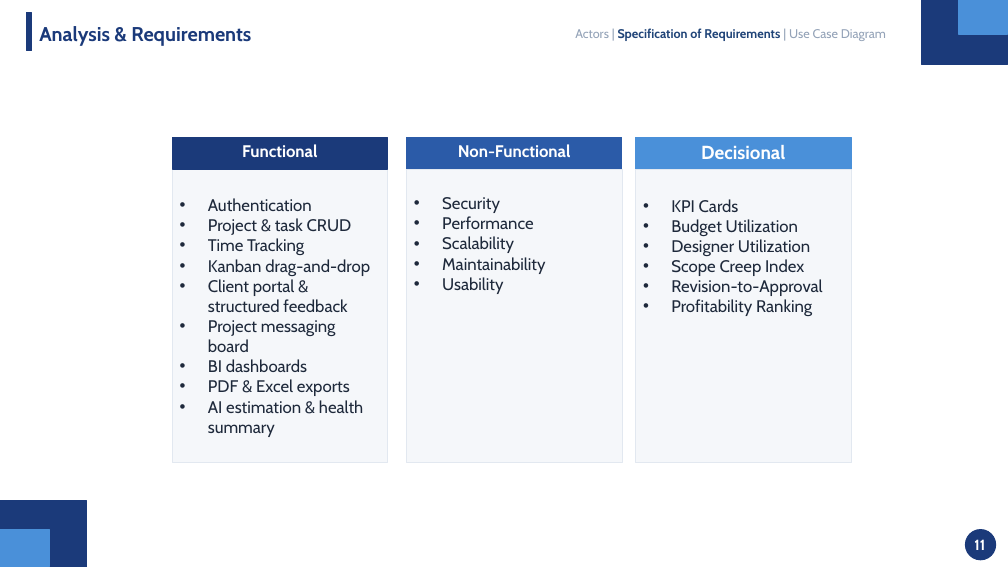
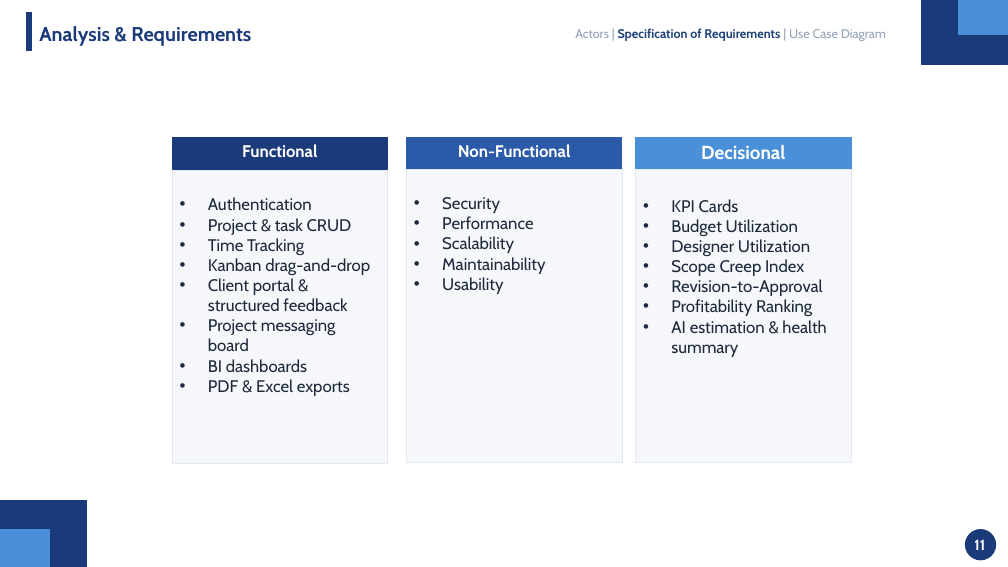
Before and after one commit to mahdi000666/DesignFlow, a slide deck: slide 11 of docs/Presentation.pptx. Drawn at 1008x567 pixels with LibreOffice and Linux fonts; fonts in the diff are those of the drawing. Boxes give left, top, right and bottom in pixels: in the first picture for what was removed or moved away, otherwise in the second. Text is boxed around its words. In the diff, an @@ line names an element or a change of style, - is before the commit and + after.

```diff
--- a/docs/Presentation.pptx
+++ b/docs/Presentation.pptx
@@ text in rectangle at box(671, 320, 826, 357): paragraph added @@
+• AI estimation & health summary
@@ text at box(208, 400, 363, 437): paragraph removed @@
-• AI estimation & health summary
```
Also in this commit, not shown: 7 other slides changed, 14 slides added, 1 slide removed.
